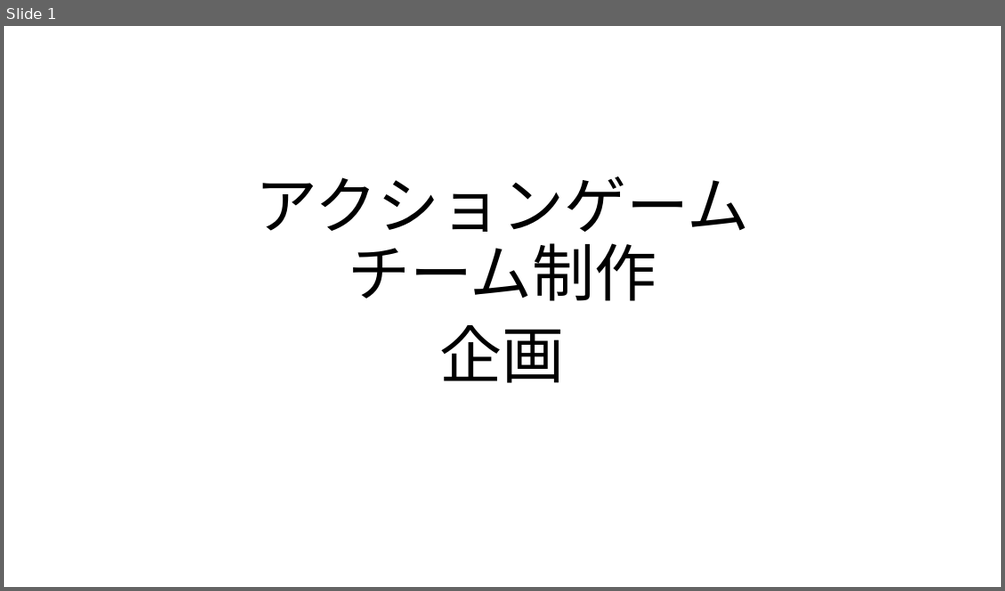
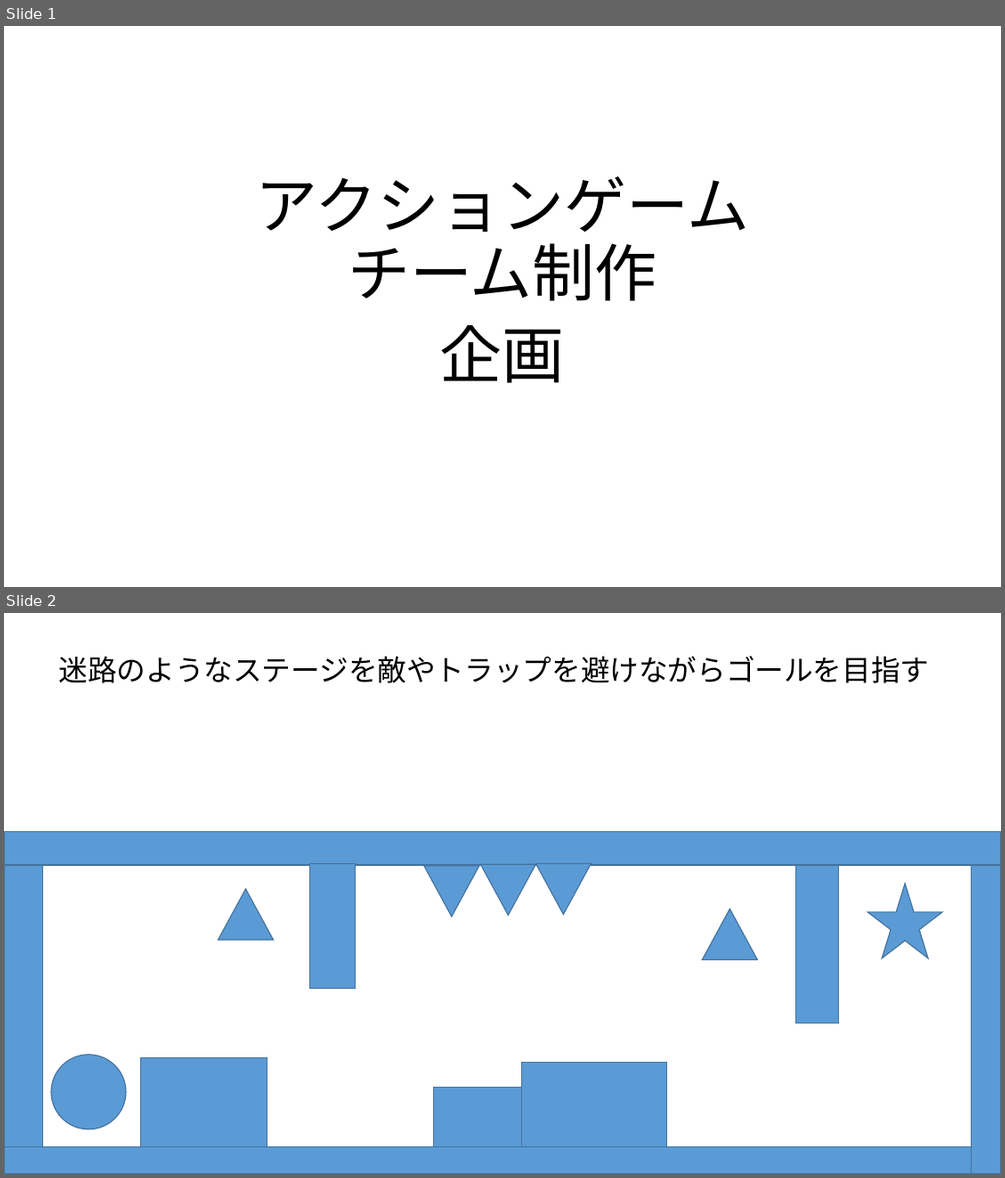
Before and after one commit to rinne-9029/ActionGame, a slide deck: アクションゲーム.pptx. Shown one above the other, each under a label of ours: slide 1 before the commit, slides 1 and 2 after it. The pictures are 1005x591 and 1005x1178 pixels, drawn with LibreOffice and Linux fonts; fonts in the diff are those of the drawing. Boxes give left, top, right and bottom in pixels: in the first picture for what was removed or moved away, otherwise in the second. Text is boxed around its words. In the diff, an @@ line names an element or a change of style, - is before the commit and + after.

```diff
--- a/アクションゲーム.pptx
+++ b/アクションゲーム.pptx
@@ slide 2 added at (4, 613, 1001, 1174), background #FFFFFF @@
@@ text added at (59, 656, 930, 683), 28 pt, text #000000 @@
+迷路のようなステージを敵やトラップを避けながらゴールを目指す
@@ rectangle added at (4, 831, 1001, 865), fill #5B9BD5, outline #43739E 1 pt @@
@@ rectangle added at (4, 865, 42, 1147), fill #5B9BD5, outline #43739E 1 pt @@
@@ rectangle added at (310, 863, 356, 989), fill #5B9BD5, outline #43739E 1 pt @@
@@ triangle added at (424, 866, 479, 916), fill #5B9BD5, outline #43739E 1 pt @@
@@ triangle added at (480, 864, 535, 915), fill #5B9BD5, outline #43739E 1 pt @@
@@ triangle added at (535, 863, 591, 915), fill #5B9BD5, outline #43739E 1 pt @@
@@ rectangle added at (796, 865, 839, 1023), fill #5B9BD5, outline #43739E 1 pt @@
@@ rectangle added at (971, 865, 1001, 1174), fill #5B9BD5, outline #43739E 1 pt @@
@@ triangle added at (218, 889, 273, 940), fill #5B9BD5, outline #43739E 1 pt @@
@@ star added at (867, 884, 942, 958), fill #5B9BD5, outline #43739E 1 pt @@
@@ triangle added at (703, 909, 758, 960), fill #5B9BD5, outline #43739E 1 pt @@
@@ ellipse added at (51, 1054, 126, 1129), fill #5B9BD5, outline #43739E 1 pt @@
@@ rectangle added at (141, 1057, 267, 1146), fill #5B9BD5, outline #43739E 1 pt @@
@@ rectangle added at (521, 1062, 666, 1147), fill #5B9BD5, outline #43739E 1 pt @@
@@ rectangle added at (434, 1087, 521, 1147), fill #5B9BD5, outline #43739E 1 pt @@
@@ rectangle added at (4, 1147, 971, 1174), fill #5B9BD5, outline #43739E 1 pt @@
```
Also in this commit, not shown: 4 other slides changed, 1 other slide added.
